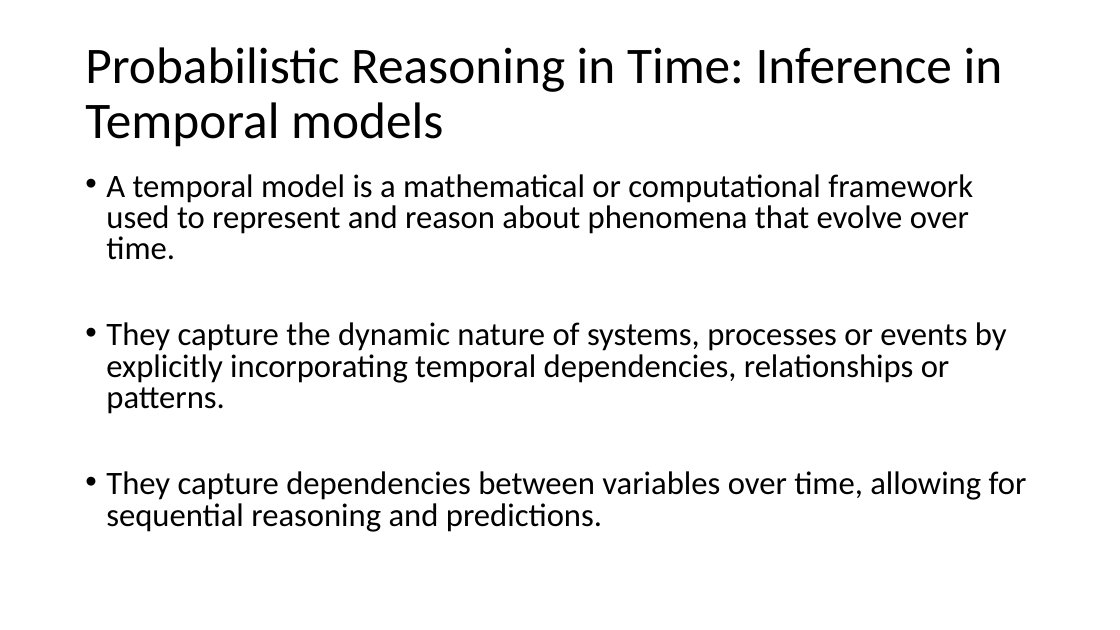
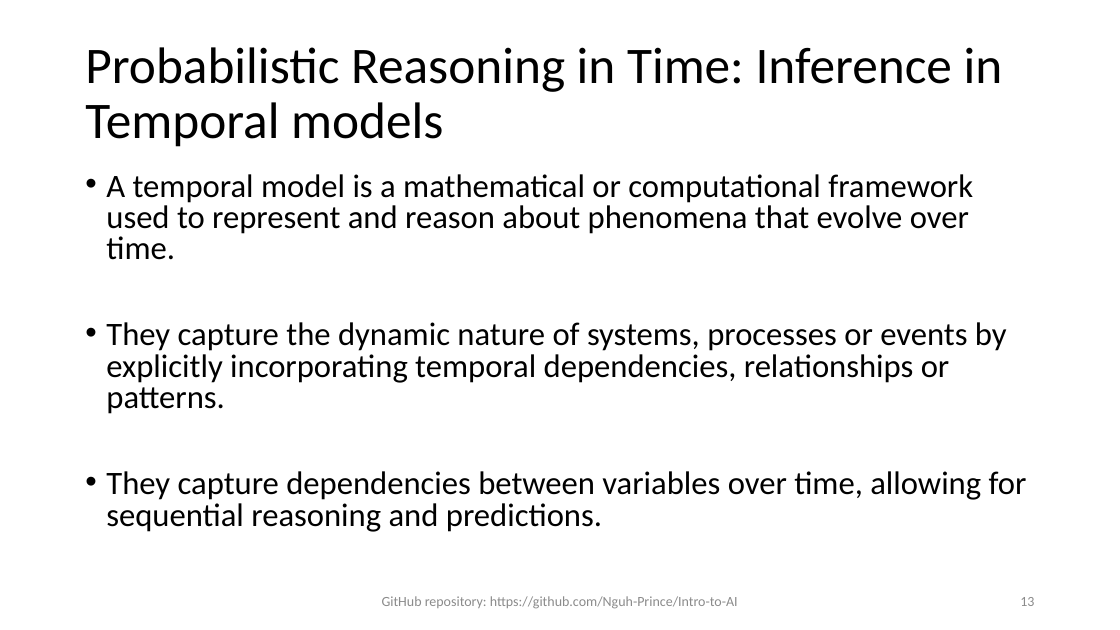
Before and after one commit to Nguh-Prince/Intro-to-AI, a slide deck: slide 13 of Chapter IV/Chapter IV Uncertain Knowledge and Reasoning.pptx. Drawn at 1120x630 pixels with LibreOffice and Linux fonts; fonts in the diff are those of the drawing. Boxes give left, top, right and bottom in pixels: in the first picture for what was removed or moved away, otherwise in the second. Text is boxed around its words. In the diff, an @@ line names an element or a change of style, - is before the commit and + after.

Commit message:
Added github link to footers of slides

```diff
--- a/Chapter IV/Chapter IV Uncertain Knowledge and Reasoning.pptx
+++ b/Chapter IV/Chapter IV Uncertain Knowledge and Reasoning.pptx
@@ text added at (382,596,738,609), 12 pt, text #8C8C8C @@
+GitHub repository: https://github.com/Nguh-Prince/Intro-to-AI
@@ page number added at (1020,597,1034,606), 12 pt, text #8C8C8C @@
+13
```
Also in this commit, not shown: 21 other slides changed, 2 other files.
